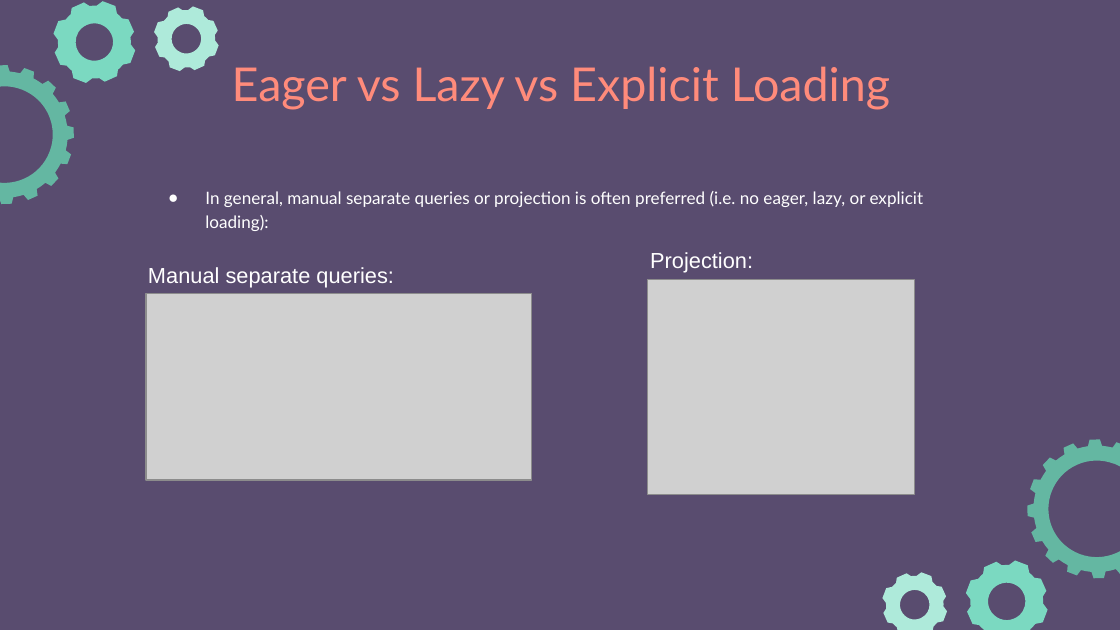
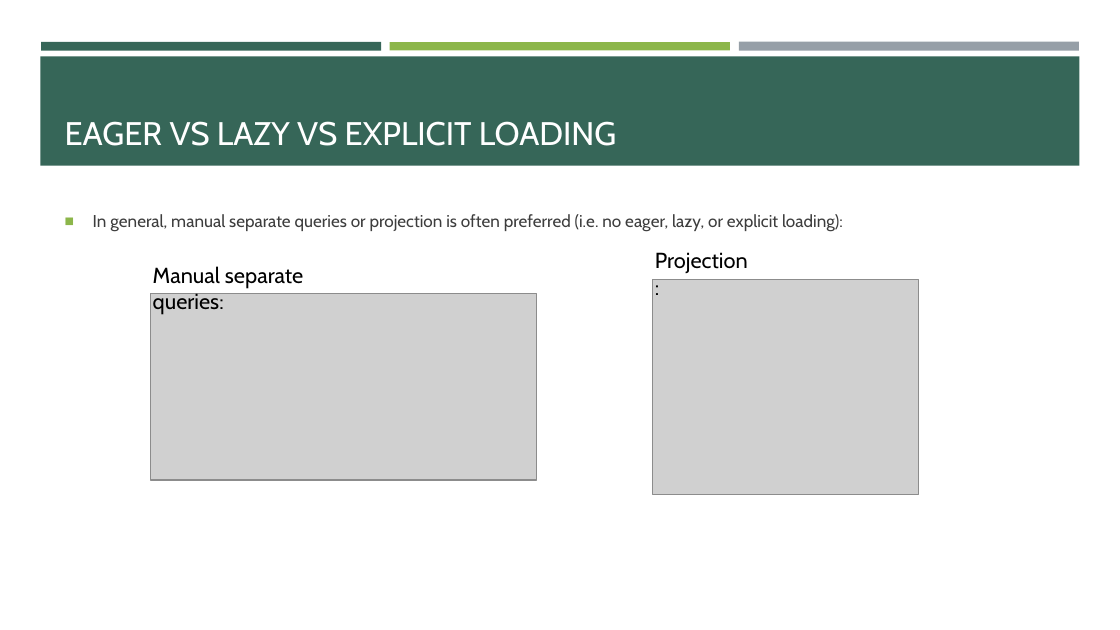
Before and after one commit to e-m-wilson/dotnet, a slide deck: slide 32 of Resources-Notes-Ppts/ASP-NET-Identity/ASPNET.pptx. Drawn at 1120x630 pixels with LibreOffice and Linux fonts; fonts in the diff are those of the drawing; grey boxes stand for pictures. Boxes give left, top, right and bottom in pixels: in the first picture for what was removed or moved away, otherwise in the second. Text is boxed around its words. In the diff, an @@ line names an element or a change of style, - is before the commit and + after.

```diff
--- a/Resources-Notes-Ppts/ASP-NET-Identity/ASPNET.pptx
+++ b/Resources-Notes-Ppts/ASP-NET-Identity/ASPNET.pptx
@@ background #594C6F to #FFFFFF @@
@@ freeform shape removed at (42,0,149,96) @@
@@ freeform shape removed at (144,0,228,80) @@
@@ freeform shape removed at (0,45,94,224) @@
@@ rectangle added at (40,56,1080,166), fill #366658 @@
@@ rectangle added at (41,43,382,52), fill #366658 @@
@@ rectangle added at (390,43,730,50), fill #8CB64A @@
@@ rectangle added at (739,41,1080,50), fill #969FA7 @@
@@ title "EAGER VS LAZY VS EXPLICIT ..." at (65,121,616,146): vertical alignment top to bottom @@
@@ title at (65,121,616,146): text changed; size 30 to 21 pt; font Lato to Cabin; text colour #FF8B7B to #FFFFFF @@
-Eager vs Lazy vs Explicit Loading
+EAGER VS LAZY VS EXPLICIT LOADING
@@ text "In general, manual separate queries ...": place and size @@
-text "In general, manual separate queries ..." at (205,191,924,231)
+text "In general, manual separate queries ..." at (93,214,843,232)
@@ text "In general, manual separate queries ..." at (93,214,843,232): font Lato to Cabin, text colour #FFFFFF to #3D3D3D; bullet ● to ■; line spacing 1.15 to 1; more space between paragraphs; bullet colour #FFFFFF to #8CB64A; vertical alignment top to middle @@
@@ text "Manual separate queries:" at (171,214,347,231): font Arial to Cabin, text colour #FFFFFF to #000000 @@
@@ text "Projection:" at (655,252,748,273): font Arial to Cabin, text colour #FFFFFF to #000000 @@
@@ picture: place and size @@
-picture at (146,293,531,480)
+picture at (151,293,536,480)
@@ picture: place and size @@
-picture at (647,279,914,494)
+picture at (653,279,920,494)
@@ freeform shape removed at (1007,419,1120,598) @@
@@ freeform shape removed at (873,563,957,630) @@
@@ freeform shape removed at (953,548,1060,630) @@
```
Also in this commit, not shown: 37 other slides changed, 12 slides added, 2 other files.
